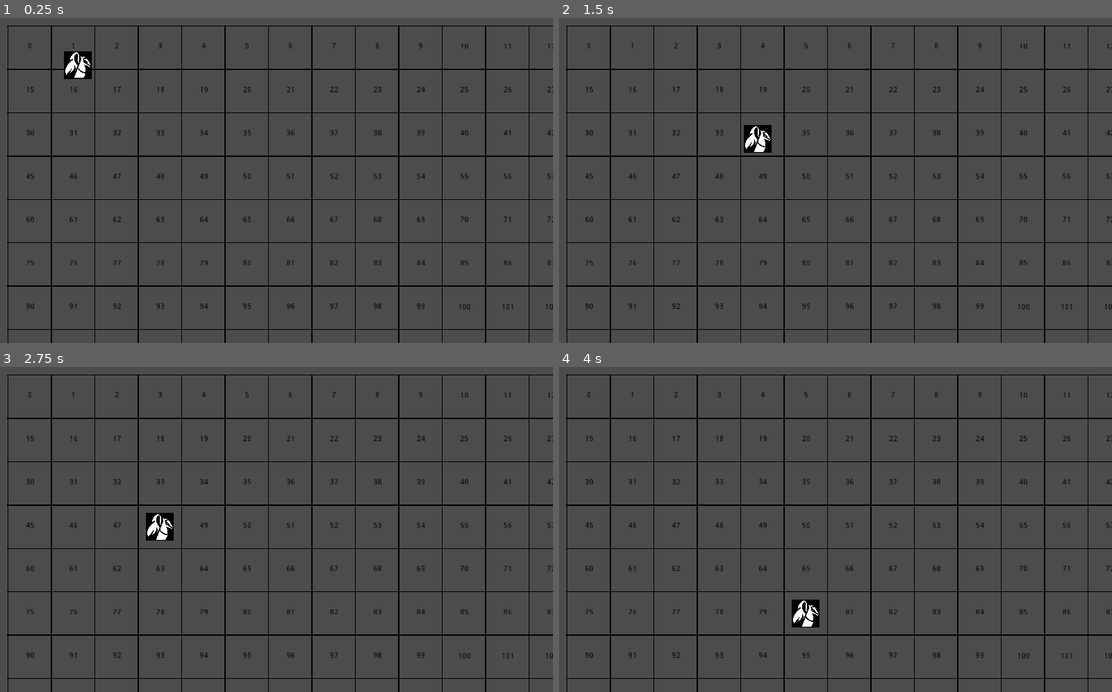
Above: before the commit, frames 1-4 (two rows, left to right).
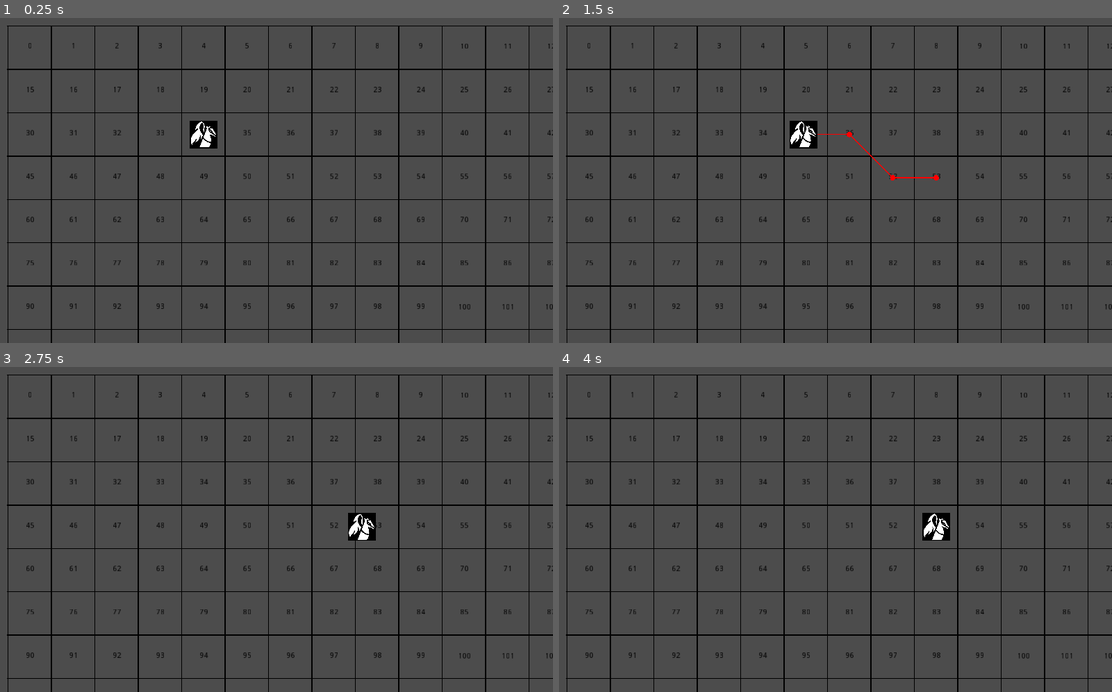
Above: after the commit, the same moments.

Repository: Loregret/godot-turn-based-template
Game: Godot game, scene res://objects/battle/Battle.tscn
Same seed, same stepped clock (60 frames per second), same inputs: the game is played once before the commit and once after it.
Inputs (mouse positions are in pixels of both pictures, inside the frame that each line leads up to):
- Up to frame 1 (0.25 s): no input
- Up to frame 2 (1.5 s): move the mouse to (957, 164) at 0.52 s; click (957, 164) at 0.6 s; move the mouse to (724, 196) at 1.27 s; click (724, 196) at 1.35 s
- Up to frame 3 (2.75 s): move the mouse to (331, 458) at 2.02 s; click (331, 458) at 2.1 s
- Up to frame 4 (4 s): move the mouse to (807, 594) at 2.77 s; click (807, 594) at 2.85 s; move the mouse to (1001, 578) at 3.52 s; click (1001, 578) at 3.6 s

The runs differ from the first frame. In frame 1, 0.8% of the frame differs, in the area x 11-40%, y 10-41%; in frame 2, 1.0%, in the area x 33-69%, y 31-50%; in frame 3, 0.8%; in frame 4, 0.9%.

Commit message:
add unit's path drawing

Diff:
--- a/objects/battle/draw.gd
+++ b/objects/battle/draw.gd
@@ -39,6 +39,7 @@
 		if draw_connections: _draw_point_connections()
 		if draw_indexes: _draw_indexes()
 		if draw_points: _draw_points()
+		_draw_path(grid.selected_unit)
 
 
 func _draw_grid() -> void:
@@ -69,3 +70,11 @@
 func _draw_points() -> void:
 	for i in pathfinding.astar.get_points():
 		draw_circle(pathfinding.astar.get_point_position(i), 2.0, Color.red)
+
+
+func _draw_path(unit) -> void:
+	for i in range(0, unit.path.size()):
+		if unit.path.size() > 1:
+			draw_circle(unit.path[i], 5.0, Color.red)
+			if i < unit.path.size() - 1:
+				draw_line(unit.path[i], unit.path[i+1], Color.red, 2.0)
--- a/objects/battle/grid.gd
+++ b/objects/battle/grid.gd
@@ -10,6 +10,7 @@
 onready var pathfinding = $Pathfinding
 onready var selected_unit := get_node("Unit")
 onready var grid_real_size := grid_size * cell_size
+
 
 func _ready():
 	generate_pathfinding()
--- a/objects/battle/unit.gd
+++ b/objects/battle/unit.gd
@@ -5,6 +5,7 @@
 export var index_on_grid: int = 0
 
 var is_moving := false
+var path: PoolVector2Array
 
 onready var tween := $Tween
 
@@ -12,7 +13,7 @@
 	position = Vector2.ZERO
 	grid = get_node(grid_path)
 	yield(get_tree().create_timer(0.01), "timeout")
-	move_to_index(index_on_grid, true)
+	move_to_index(index_on_grid, false)
 
 
 func grid_path_is_valid() -> bool:
@@ -25,10 +26,16 @@
 	if !grid_path_is_valid(): return
 	if play_tween:
 		is_moving = true
-		tween.interpolate_property(self, "position",
-		position, grid.pathfinding.astar.get_point_position(index), 1, Tween.TRANS_SINE, tween.EASE_OUT)
-		tween.start()
-		yield(tween, "tween_all_completed")
+		path = grid.pathfinding.astar.get_point_path(index_on_grid, index)
+		for i in path:
+			tween.interpolate_property(self, "position",
+			position, i, 0.45, Tween.TRANS_SINE, tween.EASE_OUT)
+			tween.start()
+			yield(tween, "tween_all_completed")
+			index_on_grid = index
+			path.remove(0)
+			grid.draw.update()
 		is_moving = false
+		path = []
 	else:
 		position = grid.pathfinding.astar.get_point_position(index)
